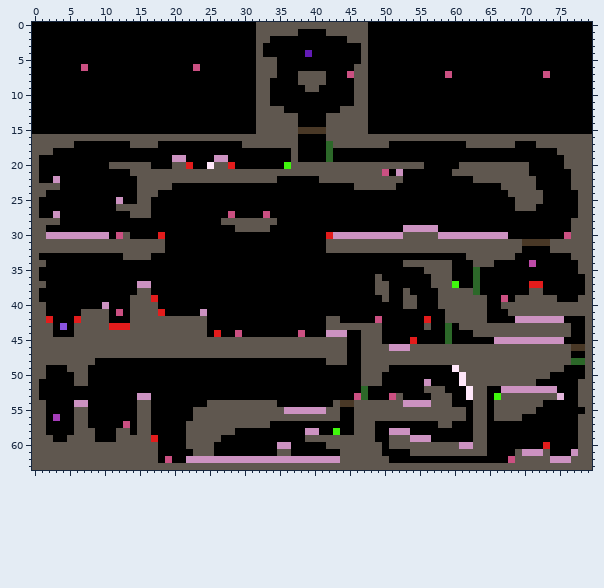
A pixel-art file gets an edit: Levels.ase. This is how it looked before the edit.
80x64 pixels, 1 frame.
Now the later version:
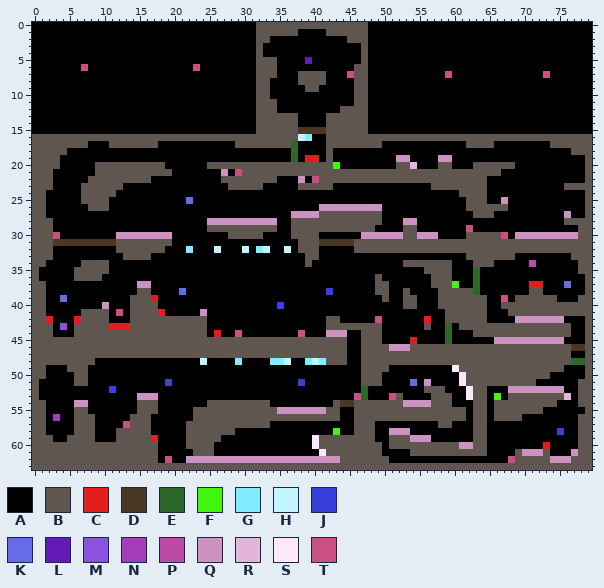
Palette (. is transparent): A #000000  B #5f574f  C #e31c1c  D #493826  E #2c6829  F #40f60d  G #83ebff  H #c1f5ff  J #3b3fda  K #676be8  L #621bb5  M #8953df  N #a53db9  P #be4aa8  Q #cc92c1  R #e3b5db  S #ffe7fa  T #cb5082
Change:
Changed rows in their new state; - is an unchanged pixel.
first column x 39:
 4 A
 5 L
first column x 34:
11 B-
12 -A
first column x 1:
16 -------------------------------------HG---------------------------------------
17 -----BB---BBB---------------B-------E----B-------A---------------AAA---AA-----
18 --BB--------------------------------E----B--------------------------------AA--
19 BBB----------------AA----AA---------E-CC-B---------QQ----QQ----------------AAA
20 BBB-----BB------BB-AAA--B--BBBBBBBBB------FAAAAAAAA--RA--BB-AA------AA-----AAA
21 BB------BBBBB------AAAAAAAQAT--------------------BBBBBBBBBB-------AAAA------AA
22 BBA----BBBBBBB--AAAAAAAAAA-----------Q-T------------BBBBBBBBBB--AAAAAAA-----AA
23 --A---BBBBBB--AAAAA--------BBBBB-----BBBBB---AAAAAA-----BBBBBBBB--AAAAA----B--
24 ------BBBBB---AAA-------------------------------------------BBBB---AAAAA-----A
25 B-----BBBB-A--AA-----K---------------------------------------BBB--Q-AAAA-----A
26 B------BBB-AAAAA------------------------QQQQQQQQQ------------BBBBBB-AAA------A
27 B-A----------AAA-----------A----A---QQQQBBBBBBBBB-------------BBB----------Q-A
28 --A---------------------QQQQQQQQQQ--BBBBBBBBBBBBB---QQ---------------------B--
29 -B----------------------BBBB-----B--BBBBBBBBBBBB----BBAAA----T--------------A-
30 -BTAAAAAAA-QQQQQQQQ--------BBBBB----BBBB-AAAAA--------QQQAAAABBBBBT-QQQQQQQQQ-
31 --DDDDDDDDD-------B------------------BBBDDDDD------------------------BBBB-----
32 --AAAAAAAAA----------G---H---H-GH--H-BBB-AAAA------------------------BBBB-----
33 BB------------------------------------BB--------------------------------------
34 ------BBBB----------------------------B---------------------------------------
35 -----BBBBB--------------------------------------------------------------------
36 -----BBBB---------------------------------------------------------------------
37 ---------------------------------------------------------------------------K--
38 B-------------------K--------------------J------------------------------------
39 B--K--------------------------------------------------------------------------
40 ----------------------------------J-------------------------------------------
first column x 8:
48 ----------------H----G----GGH--GHG-----------------------------------
51 -----------J------------------J---------------K----------------------
52 ---J-------------------------------------------------------A-------Q-
53 ---------Q-------------------------------------------------A-------BR
54 ---------B----------------A--------------------------------------BB--
55 ---------B-----------------Q------------------------------------B----
56 B-----B--------------------------------------------------------------
57 B-----B--------------------------------------------------------------
58 ------B------------------------AA----------------------------------J-
59 -------------------------------AS------------------------------------
60 ---------------------------AA---SB-----------------------------------
61 ---------------------------AA----SBB---------------------------------
